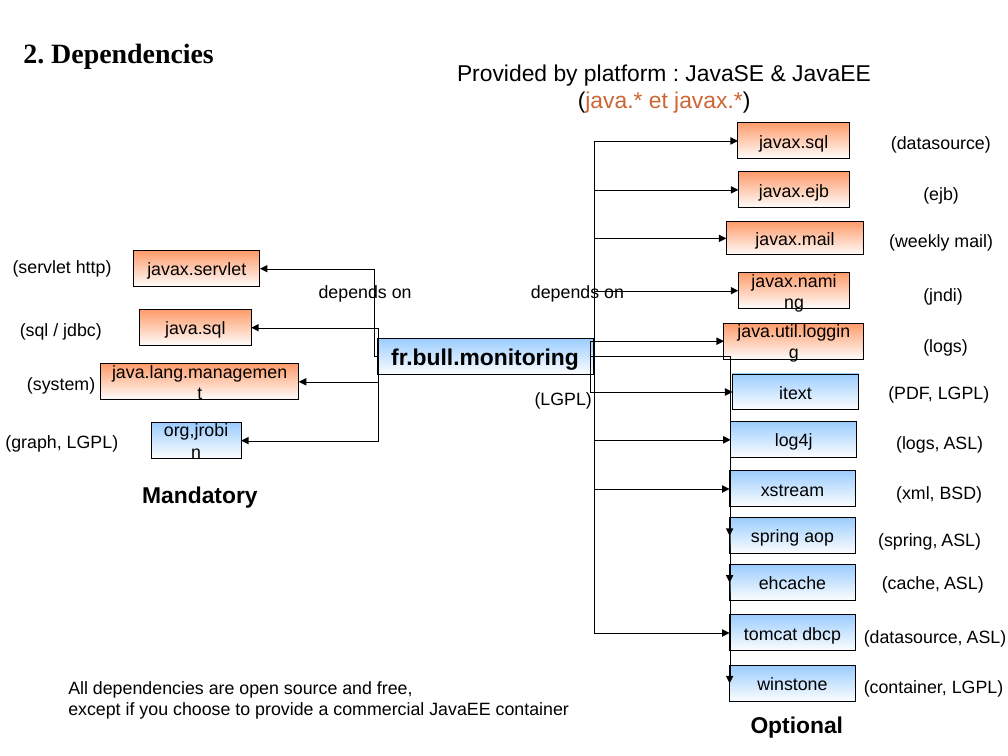
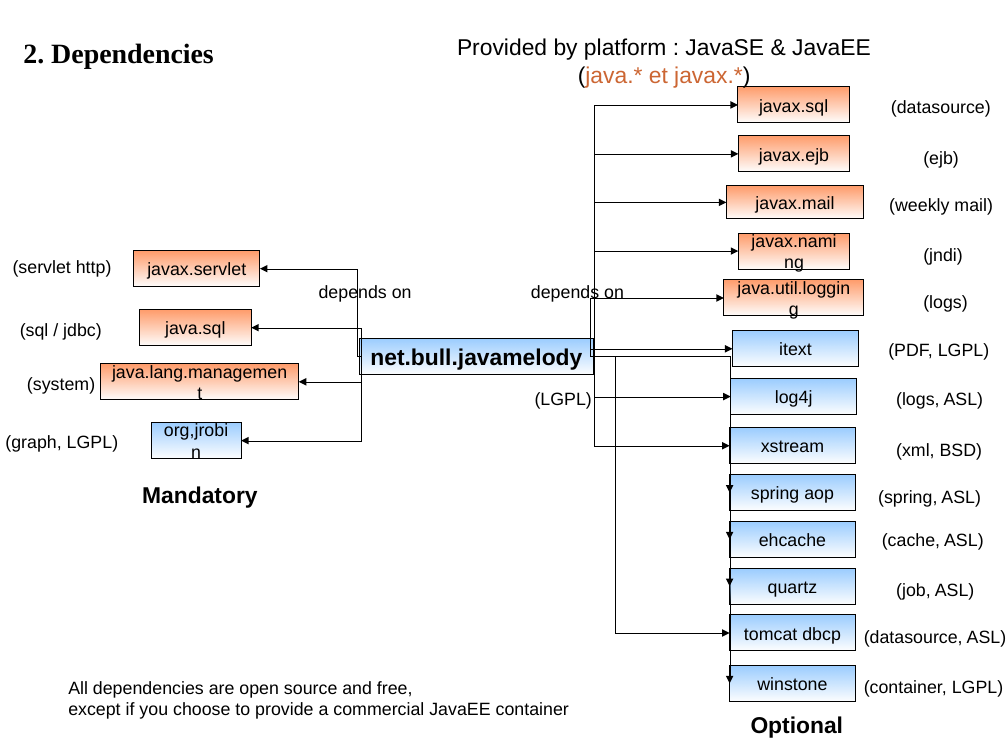
Before and after one commit to saschagrebe/javamelody, a slide deck: slide 2 of javamelody-core/src/site/resources/Map.odp. Drawn at 1008x756 pixels with LibreOffice and Linux fonts; fonts in the diff are those of the drawing. Boxes give left, top, right and bottom in pixels: in the first picture for what was removed or moved away, otherwise in the second. Text is boxed around its words. In the diff, an @@ line names an element or a change of style, - is before the commit and + after.

```diff
--- a/javamelody-core/src/site/resources/Map.odp
+++ b/javamelody-core/src/site/resources/Map.odp
@@ text "Provided by platform : JavaSE ...": place and size @@
-text "Provided by platform : JavaSE ..." at bbox=[457, 64, 871, 113]
+text "Provided by platform : JavaSE ..." at bbox=[457, 38, 871, 89]
@@ elbow arrow moved from (594, 357) - (738, 141) to (594, 357) - (738, 105) @@
@@ elbow arrow moved from (594, 357) - (739, 190) to (594, 357) - (739, 154) @@
@@ elbow arrow moved from (594, 357) - (726, 239) to (594, 357) - (726, 202) @@
@@ 3 texts, 3 rectangles: place and size @@
-3 texts, 3 rectangles at bbox=[726, 123, 993, 255]
+3 texts, 3 rectangles at bbox=[726, 87, 993, 219]
@@ rectangle "javax.naming": place and size @@
-rectangle "javax.naming" at bbox=[739, 273, 851, 308]
+rectangle "javax.naming" at bbox=[739, 233, 851, 269]
@@ elbow arrow moved from (378, 356) - (260, 269) to (360, 356) - (260, 269) @@
@@ elbow arrow moved from (594, 357) - (739, 291) to (594, 357) - (739, 252) @@
@@ text "(jndi)": place and size @@
-text "(jndi)" at bbox=[923, 288, 963, 305]
+text "(jndi)" at bbox=[923, 248, 963, 265]
@@ elbow arrow moved from (594, 357) - (724, 341) to (594, 357) - (724, 298) @@
@@ elbow arrow moved from (378, 357) - (252, 327) to (360, 357) - (252, 327) @@
@@ elbow arrow moved from (378, 356) - (241, 441) to (360, 356) - (241, 441) @@
@@ elbow arrow moved from (378, 356) - (299, 381) to (360, 356) - (299, 381) @@
@@ rectangle "net.bull.javamelody": place and size @@
-rectangle "net.bull.javamelody" at bbox=[378, 338, 594, 374]
+rectangle "net.bull.javamelody" at bbox=[360, 338, 594, 374]
@@ text in rectangle at bbox=[370, 348, 582, 371]: text changed @@
-fr.bull.monitoring
+net.bull.javamelody
@@ elbow arrow moved from (594, 356) - (733, 392) to (594, 356) - (733, 349) @@
@@ elbow arrow (594, 356) - (730, 633): route changed @@
@@ elbow arrow moved from (594, 357) - (730, 583) to (594, 357) - (730, 540) @@
@@ elbow arrow moved from (594, 357) - (730, 536) to (594, 357) - (730, 493) @@
@@ elbow arrow moved from (594, 356) - (730, 489) to (594, 356) - (730, 446) @@
@@ elbow arrow moved from (594, 356) - (731, 440) to (594, 356) - (731, 397) @@
@@ elbow arrow added from (594, 357) to (730, 586), #000000 0 pt @@
@@ 6 texts, 6 rectangles: place and size @@
-6 texts, 6 rectangles at bbox=[724, 323, 989, 600]
+6 texts, 6 rectangles at bbox=[724, 280, 989, 557]
@@ rectangle added at bbox=[730, 568, 856, 604], fill gradient #99CCFF, outline #000000 0 pt, 14 pt, text #000000 @@
+quartz
@@ text added at bbox=[896, 583, 975, 600], 14 pt, text #000000 @@
+(job, ASL)
```
Also in this commit, not shown: 2 other slides changed.
